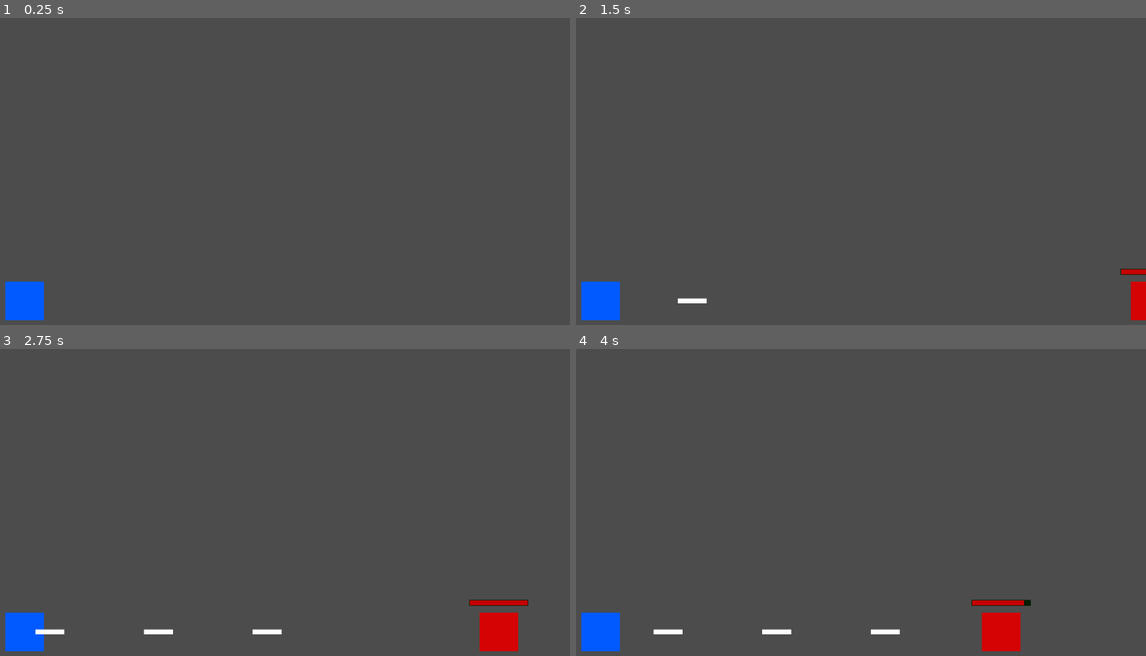
Above: before the commit, frames 1-4 (two rows, left to right).
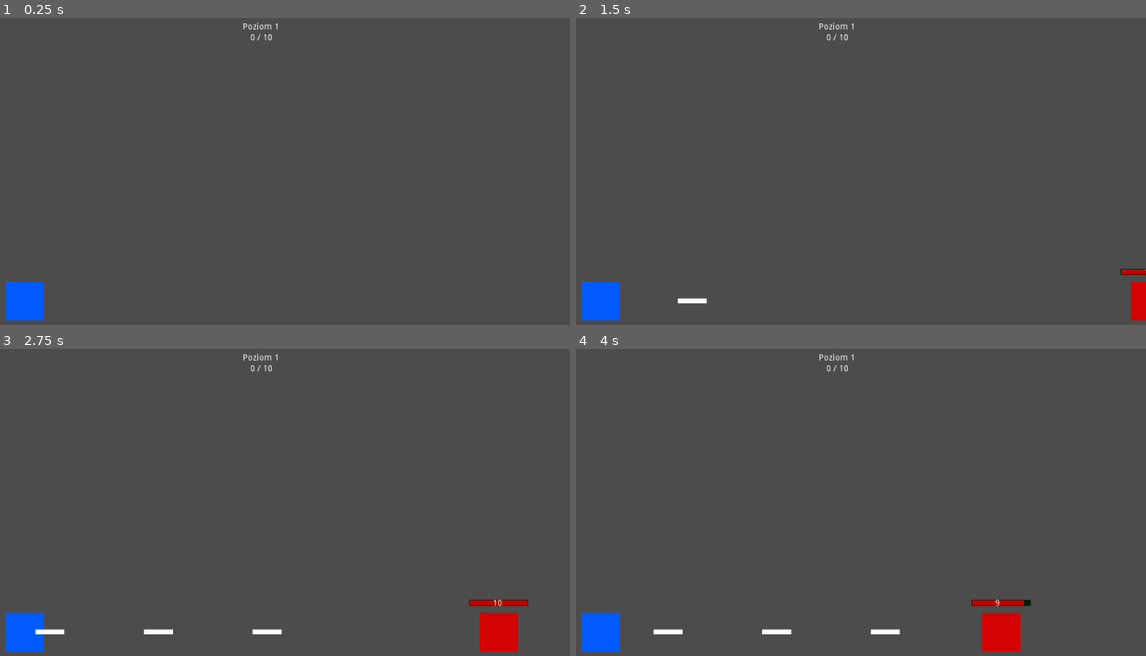
Above: after the commit, the same moments.

Repository: Flying-Octopus-Team/Asterielle
Game: Godot game, scene res://Scenes/World.tscn
Two runs of this game, one before a commit and one after it. Both use one fixed random seed, a clock stepped at 60 frames per second and the inputs below.
Inputs (mouse positions are in pixels of both pictures, inside the frame that each line leads up to):
- Up to frame 1 (0.25 s): no input
- Up to frame 2 (1.5 s): tap Enter at 0.5 s; move the mouse to (975, 162) at 0.52 s; click (975, 162) at 0.6 s; move the mouse to (712, 199) at 1.27 s; click (712, 199) at 1.35 s
- Up to frame 3 (2.75 s): move the mouse to (324, 431) at 2.02 s; click (324, 431) at 2.1 s
- Up to frame 4 (4 s): move the mouse to (804, 582) at 2.77 s; click (804, 582) at 2.85 s; move the mouse to (1020, 563) at 3.52 s; click (1020, 563) at 3.6 s

The runs differ from the first frame. In frame 1, 0.1% of the frame differs, in the area x 42-49%, y 1-8%; in frame 2, 0.1%; in frame 3, 0.1%, in the area x 42-89%, y 1-84%; in frame 4, 0.1%.

Commit message:
Basic UI + levels + dwarves HP changing ...

Diff:
--- a/Scenes/Arrow.tscn
+++ b/Scenes/Arrow.tscn
@@ -10,6 +10,7 @@
 collision_layer = 4
 collision_mask = 2
 script = ExtResource( 1 )
+force = 1.0
 
 [node name="Sprite" type="Sprite" parent="."]
 scale = Vector2( 48, 8 )
--- a/Scenes/Dwarf.tscn
+++ b/Scenes/Dwarf.tscn
@@ -14,7 +14,7 @@
 collision_mask = 4
 script = ExtResource( 1 )
 move_speed = 100.0
-hp = 10.0
+max_hp = 10.0
 
 [node name="Sprite" type="Sprite" parent="."]
 modulate = Color( 0.839216, 0.0156863, 0.0156863, 1 )
@@ -49,5 +49,12 @@
 value = 70.0
 texture_progress = ExtResource( 2 )
 
+[node name="HPLabel" type="Label" parent="."]
+margin_left = -10.453
+margin_top = -54.3557
+margin_right = 29.547
+margin_bottom = -40.3557
+text = "10"
+
 [connection signal="area_entered" from="DwarfSpace" to="." method="_on_DwarfSpace_area_entered"]
 [connection signal="area_exited" from="DwarfSpace" to="." method="_on_DwarfSpace_area_exited"]
--- a/Scenes/World.tscn
+++ b/Scenes/World.tscn
@@ -1,8 +1,9 @@
-[gd_scene load_steps=4 format=2]
+[gd_scene load_steps=5 format=2]
 
 [ext_resource path="res://Scripts/World.gd" type="Script" id=1]
-[ext_resource path="res://Scenes/Elf.tscn" type="PackedScene" id=2]
-[ext_resource path="res://Scenes/DwarvesSpawner.tscn" type="PackedScene" id=3]
+[ext_resource path="res://Scripts/LevelManager.gd" type="Script" id=2]
+[ext_resource path="res://Scenes/Elf.tscn" type="PackedScene" id=3]
+[ext_resource path="res://Scenes/DwarvesSpawner.tscn" type="PackedScene" id=4]
 
 [node name="World" type="Node2D"]
 script = ExtResource( 1 )
@@ -10,8 +11,46 @@
 "_edit_horizontal_guides_": [  ]
 }
 
-[node name="Elf" parent="." instance=ExtResource( 2 )]
+[node name="LevelManager" type="Node" parent="."]
+script = ExtResource( 2 )
+
+[node name="Elf" parent="." instance=ExtResource( 3 )]
 position = Vector2( 119.7, 500.65 )
 
-[node name="DwarvesSpawner" parent="." instance=ExtResource( 3 )]
+[node name="DwarvesSpawner" parent="." instance=ExtResource( 4 )]
 position = Vector2( 1080.61, 501.055 )
+
+[node name="UI" type="Control" parent="."]
+anchor_right = 1.0
+anchor_bottom = 1.0
+
+[node name="MarginContainer" type="MarginContainer" parent="UI"]
+anchor_right = 1.0
+margin_top = 40.0
+margin_right = 1025.0
+margin_bottom = 73.0
+
+[node name="VBoxContainer" type="VBoxContainer" parent="UI/MarginContainer"]
+margin_right = 1025.0
+margin_bottom = 33.0
+
+[node name="CenterContainer" type="CenterContainer" parent="UI/MarginContainer/VBoxContainer"]
+margin_right = 1025.0
+margin_bottom = 14.0
+
+[node name="LevelLabel" type="Label" parent="UI/MarginContainer/VBoxContainer/CenterContainer"]
+margin_left = 478.0
+margin_right = 546.0
+margin_bottom = 14.0
+text = "Poziom 10"
+
+[node name="CenterContainer2" type="CenterContainer" parent="UI/MarginContainer/VBoxContainer"]
+margin_top = 18.0
+margin_right = 1025.0
+margin_bottom = 32.0
+
+[node name="KilledDwarvesLabel" type="Label" parent="UI/MarginContainer/VBoxContainer/CenterContainer2"]
+margin_left = 494.0
+margin_right = 531.0
+margin_bottom = 14.0
+text = "2 / 10"
--- a/Scripts/Arrow.gd
+++ b/Scripts/Arrow.gd
@@ -1,6 +1,7 @@
 extends KinematicBody2D
 
 var velocity
+export(float) var force
 
 func _physics_process(delta):
 	var collision = move_and_collide(velocity * delta)
--- a/Scripts/Dwarf.gd
+++ b/Scripts/Dwarf.gd
@@ -3,14 +3,19 @@
 signal died
 
 export(float) var move_speed
-export(float) var hp
+export(float) var max_hp
 
 var velocity : Vector2
+var hp
 
 func _ready():
-	$HPBar/HP.max_value = hp
+	go_forward()
+
+func set_max_hp(new_max_hp):
+	max_hp = new_max_hp
+	hp = max_hp
+	$HPBar/HP.max_value = max_hp
 	$HPBar/HP.value = hp
-	go_forward()
 
 func _physics_process(delta):
 	var collision = move_and_collide(velocity * delta)
@@ -18,12 +23,15 @@
 	if collision:
 		on_collision_hit(collision)
 
+	$HPLabel.text = str(hp)
+
 func on_collision_hit(collision):
-	# Because of collision layer and mask, dwarf definitly
-	# collided with arrow so we can remove it
-	collision.collider.queue_free()
+	# Because of collision layer and mask, dwarf definitly arrow
+	# collided with so we can remove it
+	var arrow = collision.collider
+	arrow.queue_free()
 
-	hp -= 1
+	hp -= arrow.force
 	if hp <= 0:
 		emit_signal("died")
 		queue_free()
--- a/Scripts/DwarvesSpawner.gd
+++ b/Scripts/DwarvesSpawner.gd
@@ -2,14 +2,25 @@
 
 var Dwarf = load("res://Scenes/Dwarf.tscn")
 
+var current_dwarf_max_hp : float = 10.0
+
 func _on_FirstDwarfTimer_timeout():
 	spawn_dwarf()
 
-func _on_Dwarf_died():
+func on_Dwarf_died():
 	spawn_dwarf()
 
 func spawn_dwarf():
 	var dwarf = Dwarf.instance()
 	get_parent().add_child(dwarf)
 	dwarf.global_position = global_position
-	dwarf.connect("died", self, "_on_Dwarf_died")
+
+	dwarf.set_max_hp(current_dwarf_max_hp)
+
+	var level_manager = get_parent().get_node("LevelManager")
+	dwarf.connect("died", self, "on_Dwarf_died")
+	dwarf.connect("died", level_manager, "on_Dwarf_died")
+
+func on_next_level(current_level):
+	print("Current level " + str(current_level))
+	current_dwarf_max_hp += current_dwarf_max_hp * current_level * 0.1
--- /dev/null
+++ b/Scripts/LevelManager.gd
@@ -0,0 +1,43 @@
+extends Node
+
+signal next_level
+
+var current_level : int  = 1
+
+var dwarves_per_level : int = 10
+var killed_dwarves : int = 0
+
+onready var dwarves_spawner = get_parent().get_node("DwarvesSpawner")
+
+var level_label
+var killed_dwarves_label
+
+func _ready():
+	var ui = get_parent().get_node("UI")
+	level_label = ui.find_node("LevelLabel")
+	killed_dwarves_label = ui.find_node("KilledDwarvesLabel")
+
+	set_level_label()
+	set_killed_dwarves_label()
+
+	self.connect("next_level", dwarves_spawner, "on_next_level")
+
+func increase_level():
+	killed_dwarves = 0
+	current_level += 1
+	set_level_label()
+	emit_signal("next_level", current_level)
+
+func on_Dwarf_died():
+	killed_dwarves += 1
+
+	if killed_dwarves >= dwarves_per_level:
+		increase_level()
+
+	set_killed_dwarves_label()
+
+func set_killed_dwarves_label():
+	killed_dwarves_label.text = str(killed_dwarves, " / ", dwarves_per_level)
+
+func set_level_label():
+	level_label.text = str("Poziom ", current_level)
